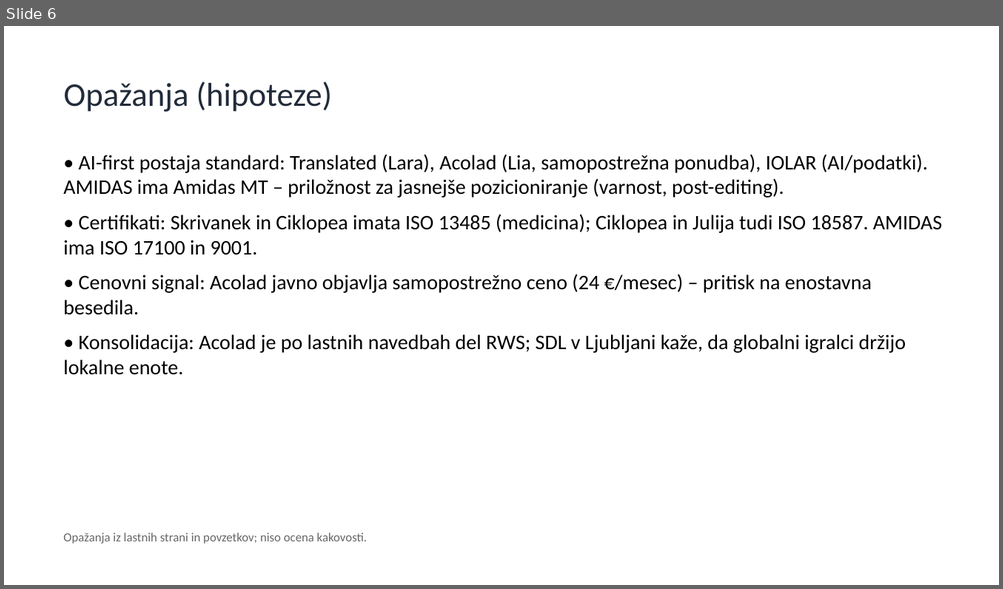
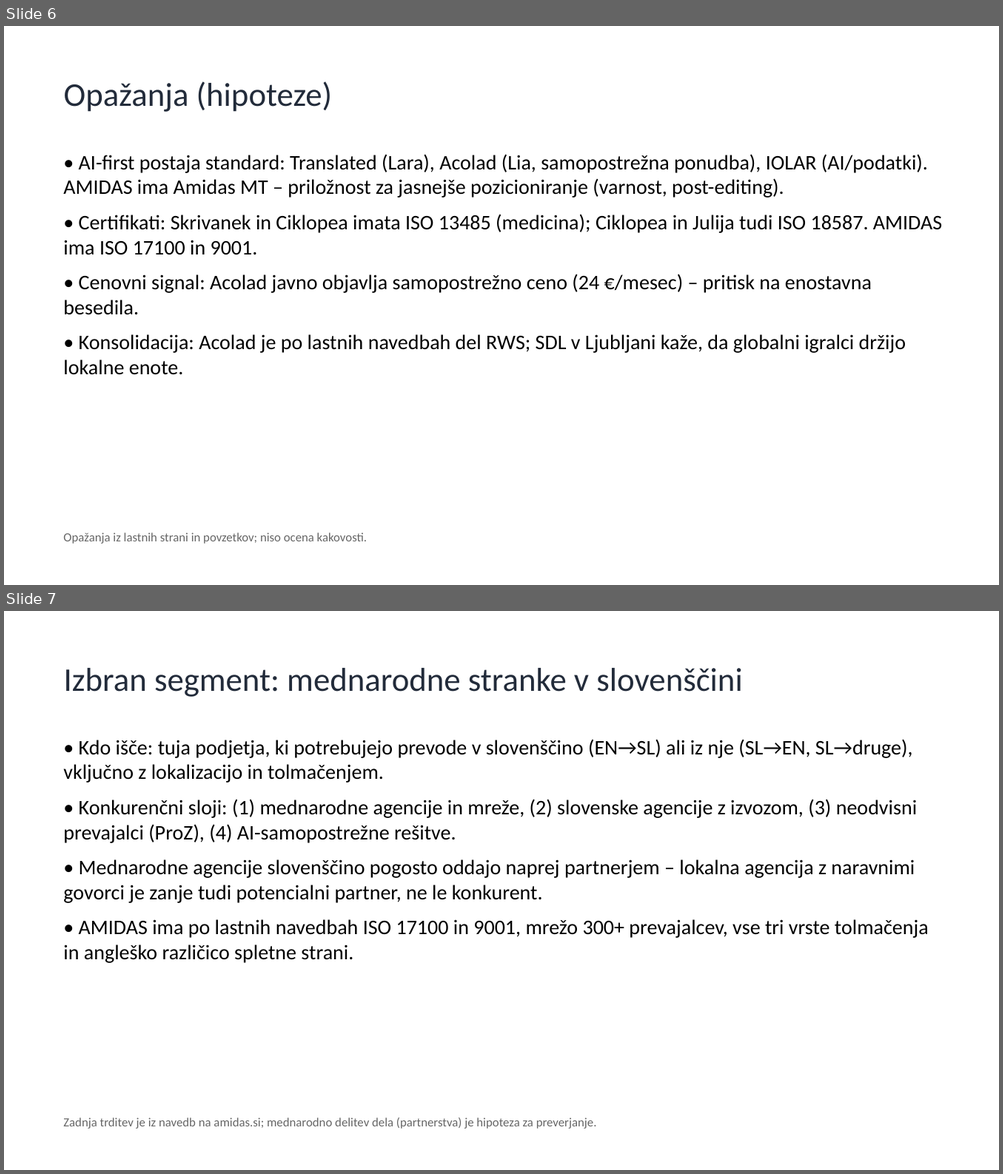
Before and after one commit to matjazambroz/github, a slide deck: analiza/analiza_konkurence_EU.pptx. Shown one above the other, each under a label of ours: slide 6 before the commit, slides 6 and 7 after it. The pictures are 1003x589 and 1003x1174 pixels, drawn with LibreOffice and Linux fonts; fonts in the diff are those of the drawing. Boxes give left, top, right and bottom in pixels: in the first picture for what was removed or moved away, otherwise in the second. Text is boxed around its words. In the diff, an @@ line names an element or a change of style, - is before the commit and + after.

```diff
--- a/analiza/analiza_konkurence_EU.pptx
+++ b/analiza/analiza_konkurence_EU.pptx
@@ slide 7 added at <box>4,611,999,1170</box>, background #FFFFFF @@
@@ title added at <box>64,668,742,697</box>, 32 pt, text #222B3A @@
+Izbran segment: mednarodne stranke v slovenščini
@@ text added at <box>63,739,928,963</box>, 20 pt, text #000000 @@
+• Kdo išče: tuja podjetja, ki potrebujejo prevode v slovenščino (EN→SL) ali iz nje (SL→EN, SL→druge), vključno z lokalizacijo in tolmačenjem.
+• Konkurenčni sloji: (1) mednarodne agencije in mreže, (2) slovenske agencije z izvozom, (3) neodvisni prevajalci (ProZ), (4) AI-samopostrežne rešitve.
+• Mednarodne agencije slovenščino pogosto oddajo naprej partnerjem – lokalna agencija z naravnimi govorci je zanje tudi potencialni partner, ne le konkurent.
+• AMIDAS ima po lastnih navedbah ISO 17100 in 9001, mrežo 300+ prevajalcev, vse tri vrste tolmačenja in angleško različico spletne strani.
@@ text added at <box>63,1118,597,1129</box>, 12 pt, text #666666 @@
+Zadnja trditev je iz navedb na amidas.si; mednarodno delitev dela (partnerstva) je hipoteza za preverjanje.
```
Also in this commit, not shown: 3 slides changed, 3 other slides added, 1 other file.
